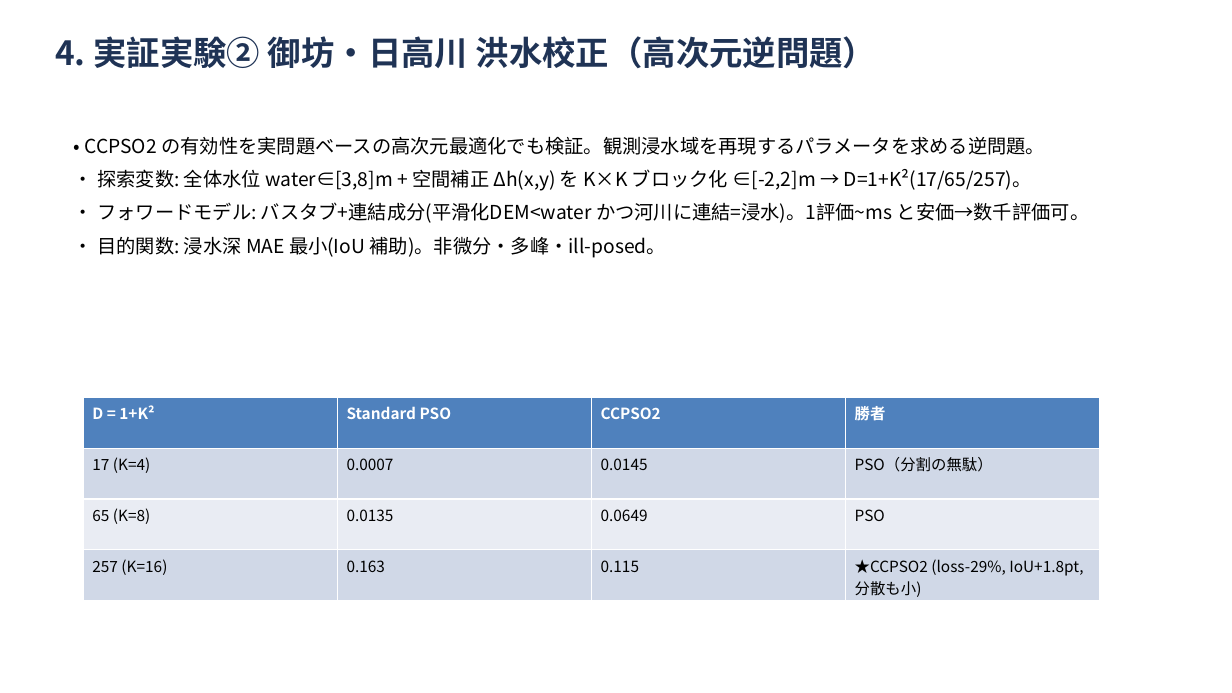
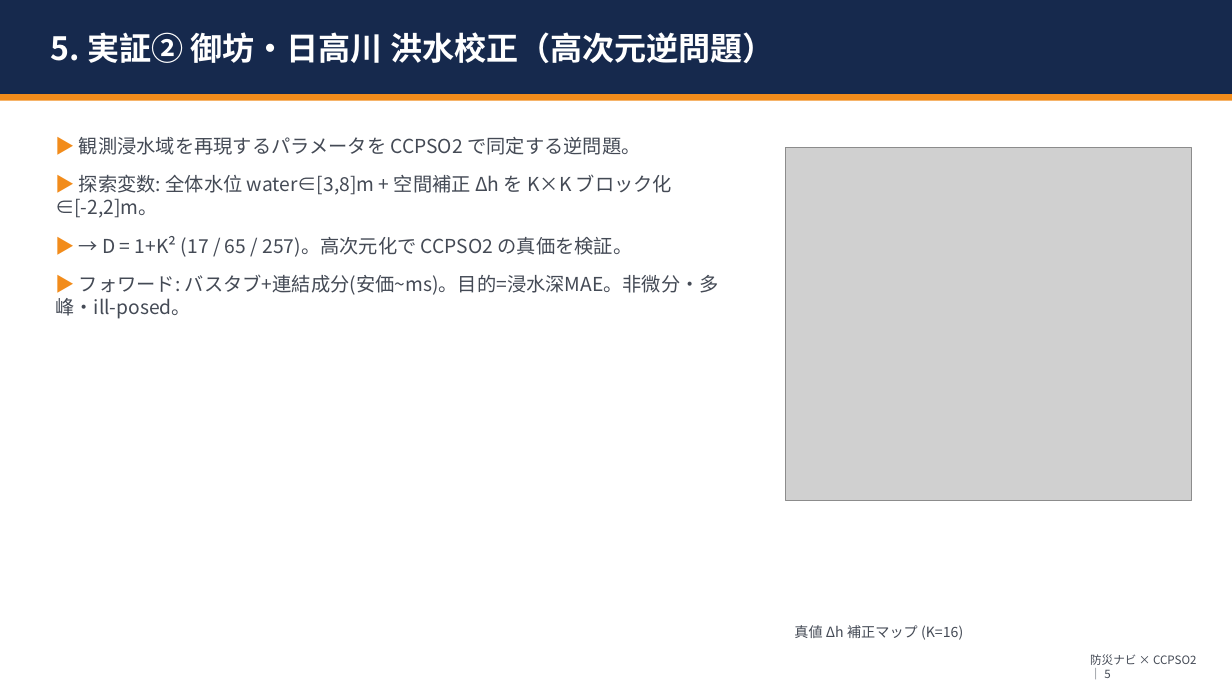
Before and after one commit to ntaku256/flood_pso, a slide deck: slide 6 of docs/特別研究_進捗整理_202606.pptx (slide 5 before the commit). Drawn at 1232x693 pixels with LibreOffice and Linux fonts; fonts in the diff are those of the drawing; grey boxes stand for pictures. Boxes give left, top, right and bottom in pixels: in the first picture for what was removed or moved away, otherwise in the second. Text is boxed around its words. In the diff, an @@ line names an element or a change of style, - is before the commit and + after.

```diff
--- a/docs/特別研究_進捗整理_202606.pptx
+++ b/docs/特別研究_進捗整理_202606.pptx
@@ rectangle added at box(0, 0, 1232, 94), fill #16294D @@
@@ text "5. 実証② 御坊・日高川 洪水校正（高次元逆問題）" at box(51, 32, 775, 63): vertical alignment top to middle @@
@@ text at box(51, 32, 775, 63): text changed; size 26 to 25 pt; text colour #1F3355 to #FFFFFF @@
-4. 実証実験② 御坊・日高川 洪水校正（高次元逆問題）
+5. 実証② 御坊・日高川 洪水校正（高次元逆問題）
@@ rectangle added at box(0, 94, 1232, 101), fill #F28C1B @@
@@ text at box(55, 137, 719, 319): text changed; text colour #000000 to #444A55 @@
-• CCPSO2 の有効性を実問題ベースの高次元最適化でも検証。観測浸水域を再現するパラメータを求める逆問題。
-• 探索変数: 全体水位 water∈[3,8]m + 空間補正 Δh(x,y) を K×K ブロック化 ∈[-2,2]m → D=1+K²(17/65/257)。
-• フォワードモデル: バスタブ+連結成分(平滑化DEM<water かつ河川に連結=浸水)。1評価~ms と安価→数千評価可。
-• 目的関数: 浸水深 MAE 最小(IoU 補助)。非微分・多峰・ill-posed。
+▶ 観測浸水域を再現するパラメータを CCPSO2 で同定する逆問題。
+▶ 探索変数: 全体水位 water∈[3,8]m + 空間補正 Δh を K×K ブロック化 ∈[-2,2]m。
+▶ → D = 1+K² (17 / 65 / 257)。高次元化で CCPSO2 の真価を検証。
+▶ フォワード: バスタブ+連結成分(安価~ms)。目的=浸水深MAE。非微分・多峰・ill-posed。
@@ picture added at box(786, 148, 1192, 500) @@
@@ table removed at box(83, 397, 1100, 601), 4 rows, 4 columns @@
-D = 1+K² | Standard PSO | CCPSO2 | 勝者
-17 (K=4) | 0.0007 | 0.0145 | PSO（分割の無駄）
-65 (K=8) | 0.0135 | 0.0649 | PSO
-257 (K=16) | 0.163 | 0.115 | ★CCPSO2 (loss-29%, IoU+1.8pt, 分散も小)
@@ text added at box(794, 625, 963, 640), 11 pt, text #444A55 @@
+真値 Δh 補正マップ (K=16)
@@ text added at box(1090, 654, 1196, 678), 9 pt, text #444A55 @@
+防災ナビ × CCPSO2 ｜ 5
```
Also in this commit, not shown: 8 other slides changed, 5 slides added, 1 slide removed, 2 other files.
